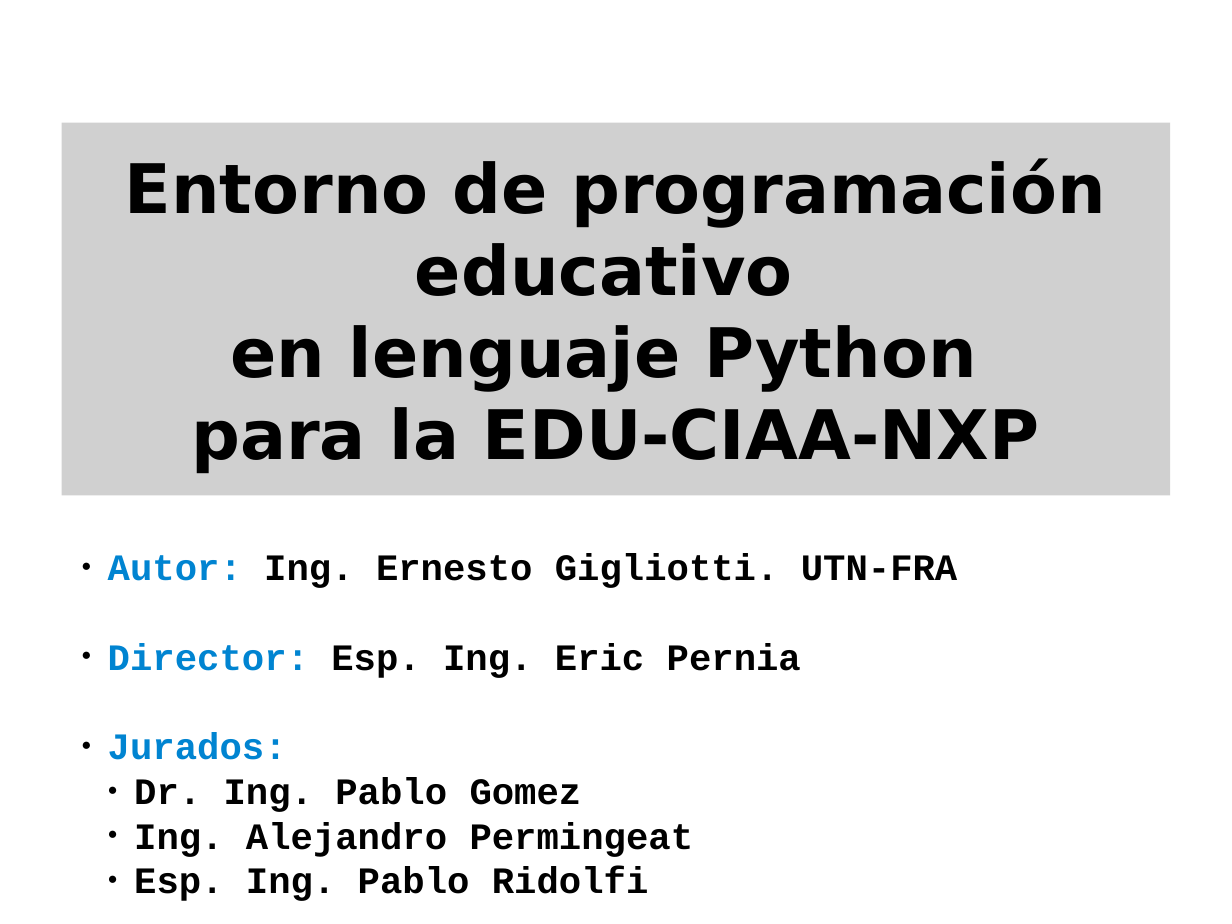
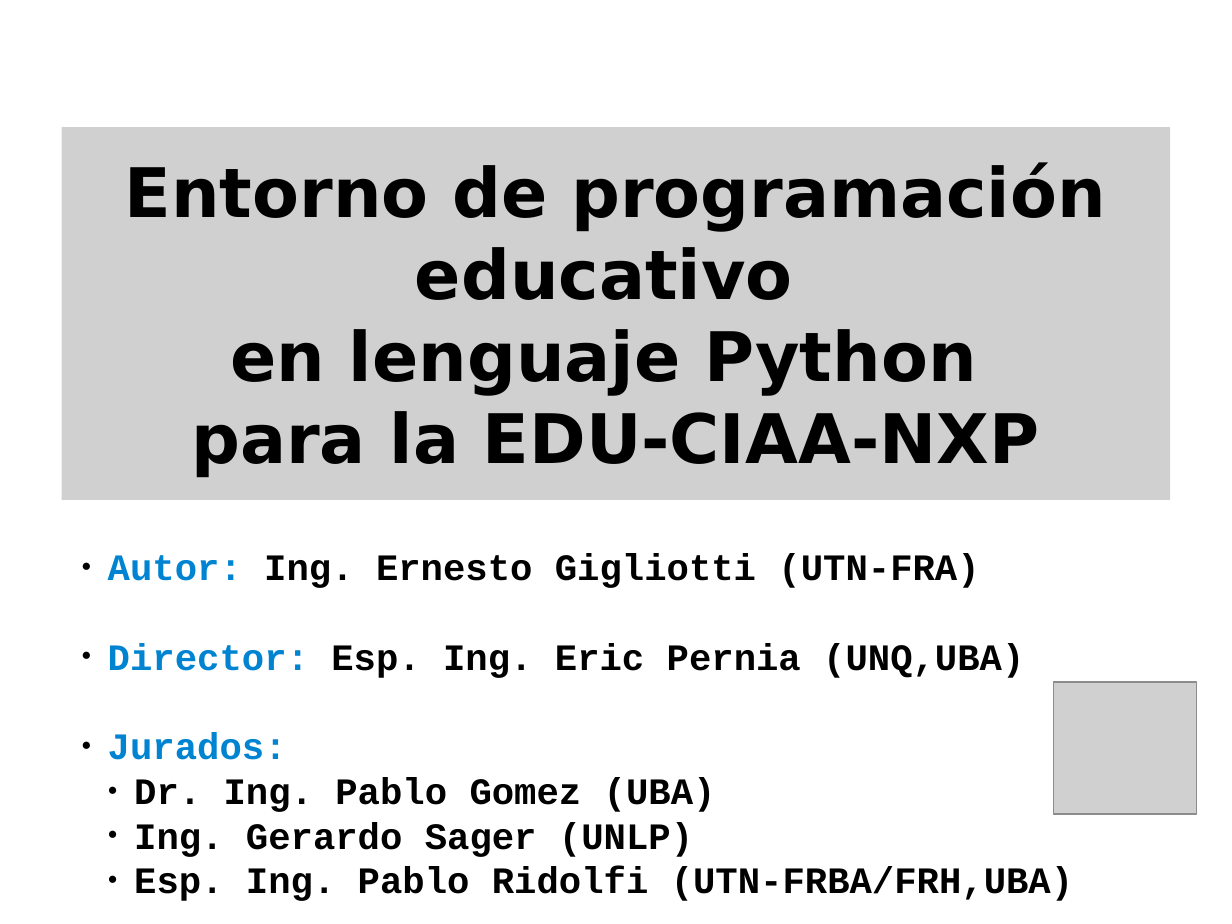
Before and after one commit to ernesto-g/tpfinalcese, a slide deck: slide 1 of presentacion/presentacion_v1.odp. Drawn at 1232x924 pixels with LibreOffice and Linux fonts; fonts in the diff are those of the drawing; grey boxes stand for pictures; background and template pictures are left out. Boxes give left, top, right and bottom in pixels: in the first picture for what was removed or moved away, otherwise in the second. Text is boxed around its words. In the diff, an @@ line names an element or a change of style, - is before the commit and + after.

```diff
--- a/presentacion/presentacion_v1.odp
+++ b/presentacion/presentacion_v1.odp
@@ picture "Entorno de programación educativo en ...": place and size @@
-picture "Entorno de programación educativo en ..." at [61, 123, 1171, 495]
+picture "Entorno de programación educativo en ..." at [61, 127, 1171, 500]
@@ text at [108, 554, 1024, 678]: text changed @@
-● Autor: Ing. Ernesto Gigliotti. UTN-FRA
-● Director: Esp. Ing. Eric Pernia
+● Autor: Ing. Ernesto Gigliotti (UTN-FRA)
+● Director: Esp. Ing. Eric Pernia (UNQ,UBA)
@@ picture added at [1054, 682, 1197, 814] @@
@@ text at [134, 777, 1073, 901]: text changed @@
-  ● Dr. Ing. Pablo Gomez
-  ● Ing. Alejandro Permingeat
-  ● Esp. Ing. Pablo Ridolfi
+  ● Dr. Ing. Pablo Gomez (UBA)
+  ● Ing. Gerardo Sager (UNLP)
+  ● Esp. Ing. Pablo Ridolfi (UTN-FRBA/FRH,UBA)
```
Also in this commit, not shown: 27 other slides changed, 3 slides added, 2 slides removed, 7 other files.
